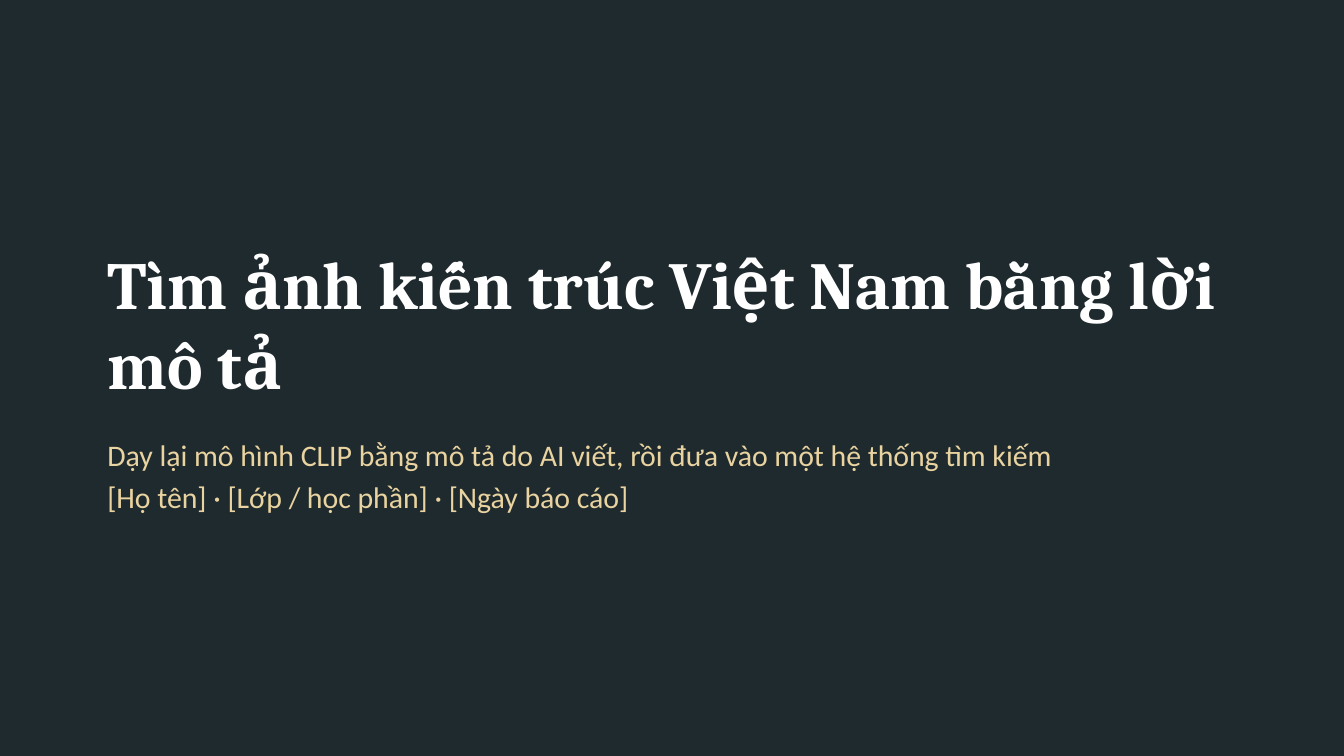
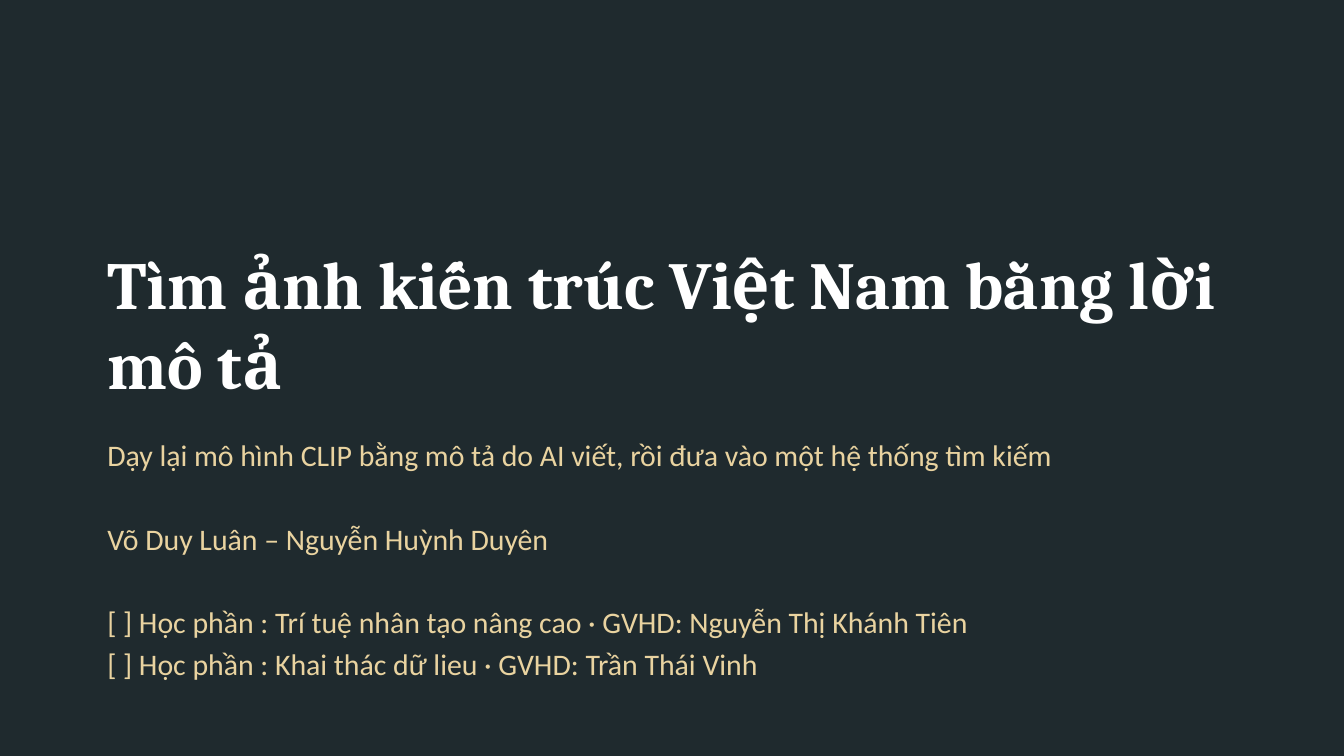
Before and after one commit to DuyLuanVo/KIS-AAI-DM-Master, a slide deck: slide 1 of reports/ThuyetTrinh_KIS_CLIP.pptx. Drawn at 1344x756 pixels with LibreOffice and Linux fonts; fonts in the diff are those of the drawing. Boxes give left, top, right and bottom in pixels: in the first picture for what was removed or moved away, otherwise in the second. Text is boxed around its words. In the diff, an @@ line names an element or a change of style, - is before the commit and + after.

```diff
--- a/reports/ThuyetTrinh_KIS_CLIP.pptx
+++ b/reports/ThuyetTrinh_KIS_CLIP.pptx
@@ text at box(107, 525, 968, 680): text changed @@
-[Họ tên] · [Lớp / học phần] · [Ngày báo cáo]
+Võ Duy Luân – Nguyễn Huỳnh Duyên
+[ ] Học phần : Trí tuệ nhân tạo nâng cao · GVHD: Nguyễn Thị Khánh Tiên
+[ ] Học phần : Khai thác dữ lieu · GVHD: Trần Thái Vinh
```
Also in this commit, not shown: 5 other slides changed, 1 other file.
